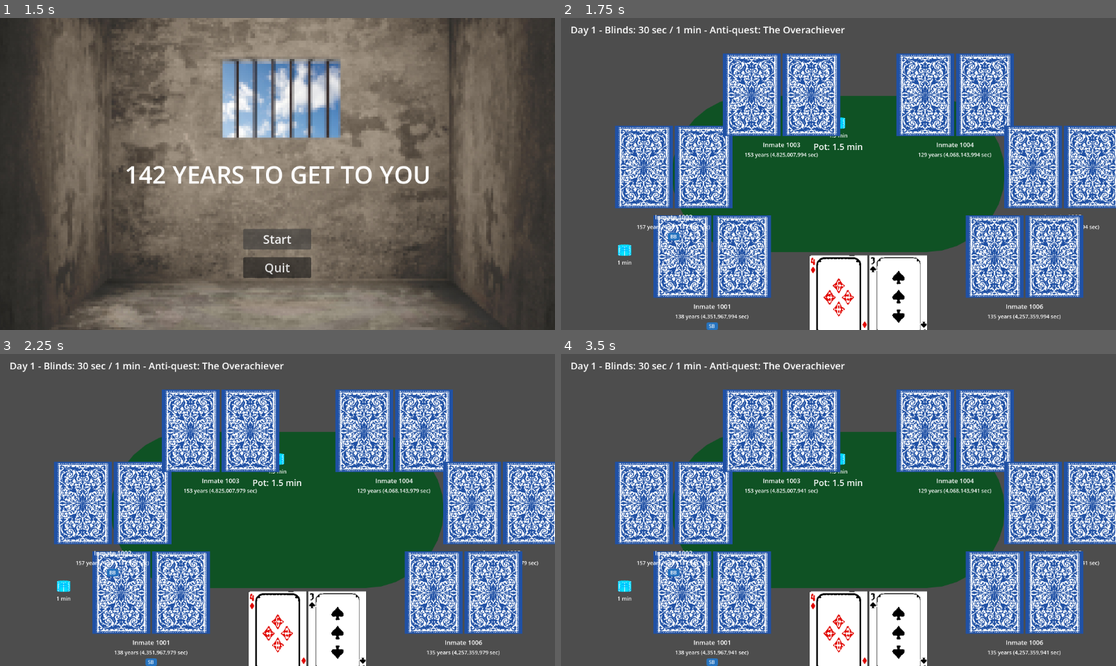
Above: before the commit, frames 1-4 (two rows, left to right).
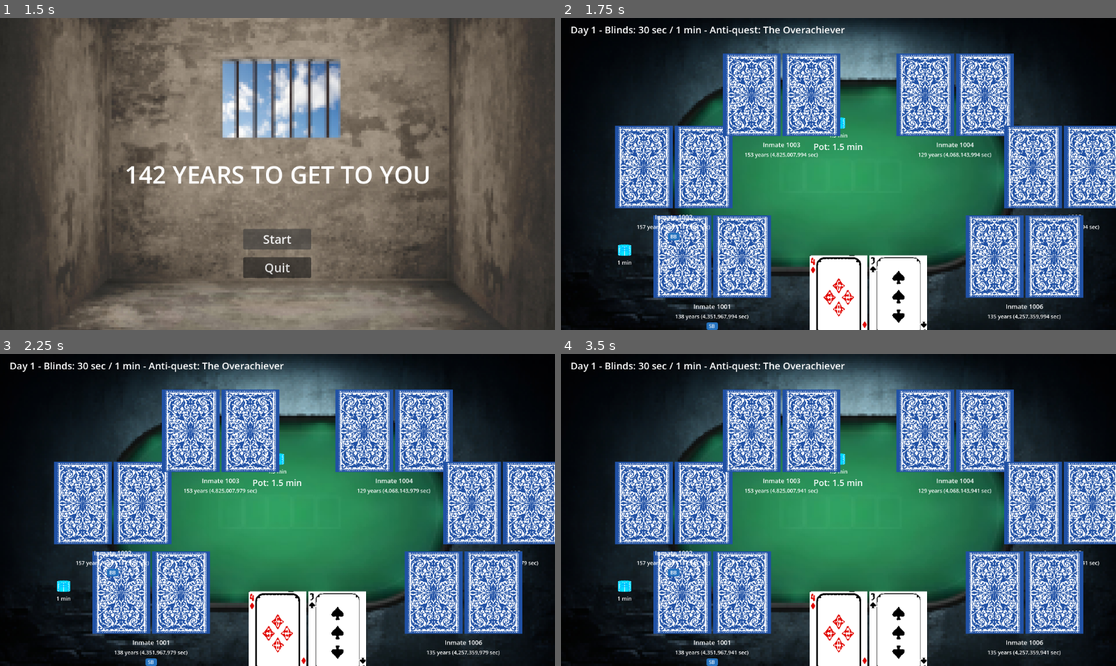
Above: after the commit, the same moments.

Repository: Hyle4888887/game-jam-gmtk-2026
Game: Godot game, scene res://menus/menu_principal.tscn
The game is run twice, just before and just after one commit, with the same random seed, the same clock (stepped at 60 frames per second) and the same inputs.
Inputs (mouse positions are in pixels of both pictures, inside the frame that each line leads up to):
- Up to frame 1 (1.5 s): click "Start" at 0.5 s; click "Start" at 1.25 s
- Up to frame 2 (1.75 s): no input
- Up to frame 3 (2.25 s): tap Enter at 2 s; move the mouse to (399, 494) at 2.02 s
- Up to frame 4 (3.5 s): tap Space at 2.75 s; move the mouse to (727, 525) at 2.77 s

Frame 1 is identical in both runs. In frame 2, 61% of the frame differs, in the area x 0-100%, y 0-100%; in frame 3, 61%; in frame 4, 61%.

Commit message:
back ground changed

Diff:
--- a/core/music_manager.gd
+++ b/core/music_manager.gd
@@ -12,6 +12,12 @@
 	"menu": "res://musics/MusicMenu.mp3",
 	"game_over": "res://musics/MusicGameOver.mp3",
 }
+
+# -12dB reads as roughly "half as loud" to the ear (perceived loudness is
+# not linear with dB) - background music competing with card/chip SFX at
+# full volume was drowning them out. Tune this single constant if it still
+# feels off rather than hunting through play()/stop().
+const DEFAULT_VOLUME_DB := -12.0
 
 var _player: AudioStreamPlayer
 var _current_track: String = ""
@@ -58,9 +64,9 @@
 	if fade_in > 0.0:
 		_player.volume_db = -40.0
 		_fade_tween = create_tween()
-		_fade_tween.tween_property(_player, "volume_db", 0.0, fade_in)
+		_fade_tween.tween_property(_player, "volume_db", DEFAULT_VOLUME_DB, fade_in)
 	else:
-		_player.volume_db = 0.0
+		_player.volume_db = DEFAULT_VOLUME_DB
 
 
 func play_in_game(fade_in: float = 1.5) -> void:
--- a/view/table_view.gd
+++ b/view/table_view.gd
@@ -2,10 +2,10 @@
 extends Control
 
 ## The poker table: 7 seats arranged in an ellipse, a community-card row in
-## the middle, and a top info label (day/quest/hand). Background is a plain
-## placeholder color for now - table.png/Wall.png were removed from the art
-## pack and not yet replaced (see 2026-07-24 asset survey); swap `background`
-## for a TextureRect the moment real art lands, no layout changes needed.
+## the middle, and a top info label (day/quest/hand). asset/other_pics/
+## Background.jpg fills the whole screen behind everything - there's no
+## separate table shape drawn on top of it, since the image already depicts
+## the table itself.
 ##
 ## Built in code rather than a hand-authored .tscn - simpler to keep correct
 ## while the layout is still in flux.
@@ -13,10 +13,9 @@
 const SEAT_SCENE := preload("res://view/seat_view.tscn")
 const CARD_VIEW_SCENE := preload("res://view/card_view.tscn")
 const CHIP_STACK_SCENE := preload("res://view/chip_stack_view.tscn")
+const BACKGROUND_TEXTURE := preload("res://asset/other_pics/Background.jpg")
 const NUM_SEATS := 7
 const SEAT_SIZE := Vector2(120, 110)
-const FELT_COLOR := Color(0.06, 0.32, 0.14)
-const ROOM_COLOR := Color(0.05, 0.05, 0.06)
 const CARD_SIZE := Vector2(50, 72)
 const CARD_SEPARATION := 8.0
 
@@ -26,8 +25,7 @@
 var info_label: Label
 var pot_label: Label
 var pot_chips: ChipStackView
-var room_background: ColorRect
-var table_surface: Panel
+var room_background: TextureRect
 # Cached by set_pot() every time it's called - lets animate_chip_slide look
 # up "the pot as it stood right before this bet" without game_view having
 # to separately track and pass that number through.
@@ -37,24 +35,14 @@
 func _ready() -> void:
 	set_anchors_preset(Control.PRESET_FULL_RECT)
 
-	room_background = ColorRect.new()
-	room_background.color = ROOM_COLOR
+	room_background = TextureRect.new()
+	room_background.texture = BACKGROUND_TEXTURE
 	room_background.set_anchors_preset(Control.PRESET_FULL_RECT)
+	room_background.expand_mode = TextureRect.EXPAND_IGNORE_SIZE
+	room_background.stretch_mode = TextureRect.STRETCH_KEEP_ASPECT_COVERED
+	room_background.clip_contents = true
 	room_background.mouse_filter = Control.MOUSE_FILTER_IGNORE
 	add_child(room_background)
-
-	# The actual table surface: a rounded felt panel distinct from the room
-	# background around it, so this reads as "a table" rather than just a
-	# flat color fill. Sized/positioned in _layout_seats alongside the seats
-	# since both depend on the same viewport size. Swap for a TextureRect
-	# the moment table.png/Wall.png art is replaced - no layout changes
-	# needed elsewhere.
-	table_surface = Panel.new()
-	var table_style := StyleBoxFlat.new()
-	table_style.bg_color = FELT_COLOR
-	table_surface.add_theme_stylebox_override("panel", table_style)
-	table_surface.mouse_filter = Control.MOUSE_FILTER_IGNORE
-	add_child(table_surface)
 
 	info_label = Label.new()
 	info_label.position = Vector2(20, 10)
@@ -113,20 +101,19 @@
 		vp = Vector2(1152, 648)
 	var center := vp / 2.0
 	var radius := Vector2(vp.x * 0.36, vp.y * 0.34)
+
+	# Anchors (PRESET_FULL_RECT, set in _ready) should keep this filling the
+	# screen on their own, but explicit sizing here matches the same
+	# belt-and-suspenders approach used for seats below (see the Wayland
+	# note on the process_frame connection) - cheap insurance against the
+	# background silently staying at its pre-layout 0x0 size.
+	room_background.size = vp
+	room_background.position = Vector2.ZERO
+
 	for i in range(NUM_SEATS):
 		var theta := PI / 2.0 + i * TAU / float(NUM_SEATS)
 		var point := center + Vector2(cos(theta), sin(theta)) * radius
 		seats[i].position = point - SEAT_SIZE / 2.0
-
-	var table_size := Vector2(vp.x * 0.6, vp.y * 0.5)
-	table_surface.size = table_size
-	table_surface.position = center - table_size / 2.0
-	var style: StyleBoxFlat = table_surface.get_theme_stylebox("panel")
-	var corner: int = int(table_size.y / 2.0)
-	style.corner_radius_top_left = corner
-	style.corner_radius_top_right = corner
-	style.corner_radius_bottom_left = corner
-	style.corner_radius_bottom_right = corner
 
 	var row_width: float = 5 * CARD_SIZE.x + 4 * CARD_SEPARATION
 	community_row.position = Vector2(center.x - row_width / 2.0, center.y - CARD_SIZE.y / 2.0)
